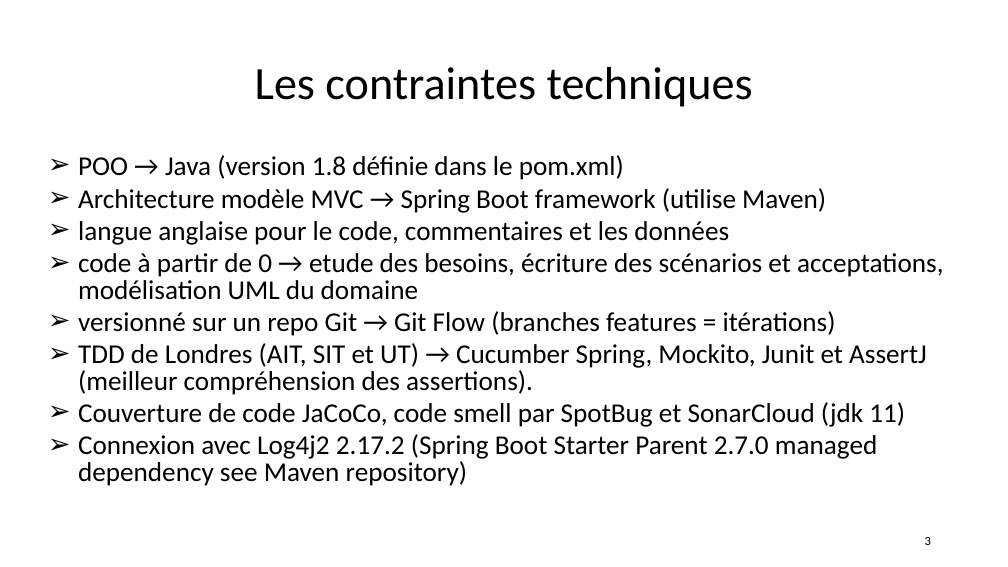
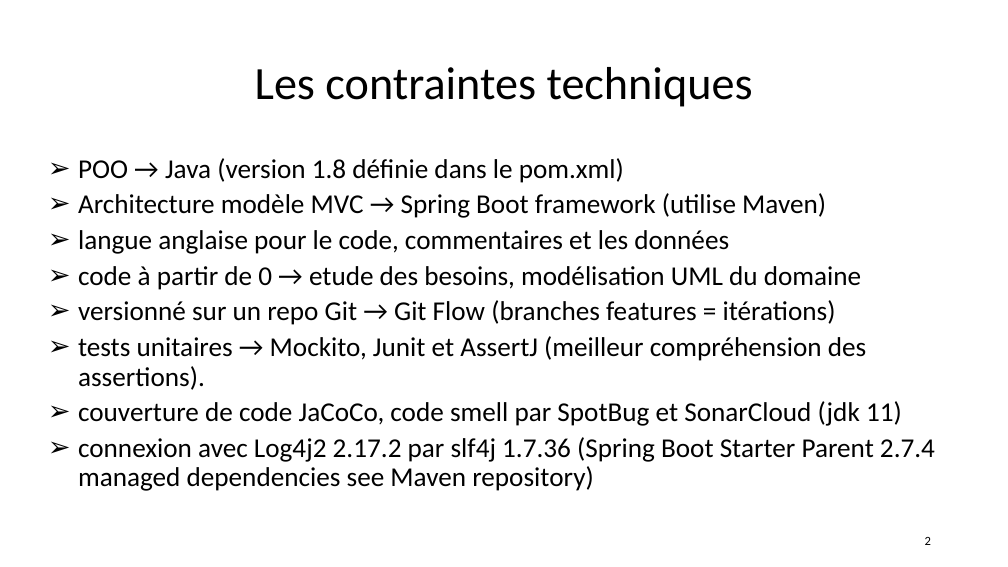
Before and after one commit to andrechico999/https-github.com-emmo78-com.safetynet.alerts, a slide deck: slide 2 of A_Livrables/MOREL_Olivier_4_slides_062022.pptx (slide 3 before the commit). Drawn at 1008x567 pixels with LibreOffice and Linux fonts; fonts in the diff are those of the drawing. Boxes give left, top, right and bottom in pixels: in the first picture for what was removed or moved away, otherwise in the second. Text is boxed around its words. In the diff, an @@ line names an element or a change of style, - is before the commit and + after.

```diff
--- a/A_Livrables/MOREL_Olivier_4_slides_062022.pptx
+++ b/A_Livrables/MOREL_Olivier_4_slides_062022.pptx
@@ text at (78, 158, 836, 325): line spacing 0.8 to 0.9 @@
@@ text at (78, 266, 861, 290): text changed @@
-➢ code à partir de 0 → etude des besoins, écriture des scénarios et acceptations, modélisation UML du domaine
+➢ code à partir de 0 → etude des besoins, modélisation UML du domaine
@@ text at (78, 336, 935, 491): text changed @@
-➢ TDD de Londres (AIT, SIT et UT) → Cucumber Spring, Mockito, Junit et AssertJ (meilleur compréhension des assertions).
-➢ Couverture de code JaCoCo, code smell par SpotBug et SonarCloud (jdk 11)
-➢ Connexion avec Log4j2 2.17.2 (Spring Boot Starter Parent 2.7.0 managed dependency see Maven repository)
+➢ tests unitaires → Mockito, Junit et AssertJ (meilleur compréhension des assertions).
+➢ couverture de code JaCoCo, code smell par SpotBug et SonarCloud (jdk 11)
+➢ connexion avec Log4j2 2.17.2 par slf4j 1.7.36 (Spring Boot Starter Parent 2.7.4 managed dependencies see Maven repository)
@@ page number at (925, 537, 931, 545): text changed @@
-3
+2
```
Also in this commit, not shown: 14 other slides changed, 10 slides added, 7 slides removed, 5 other files.
